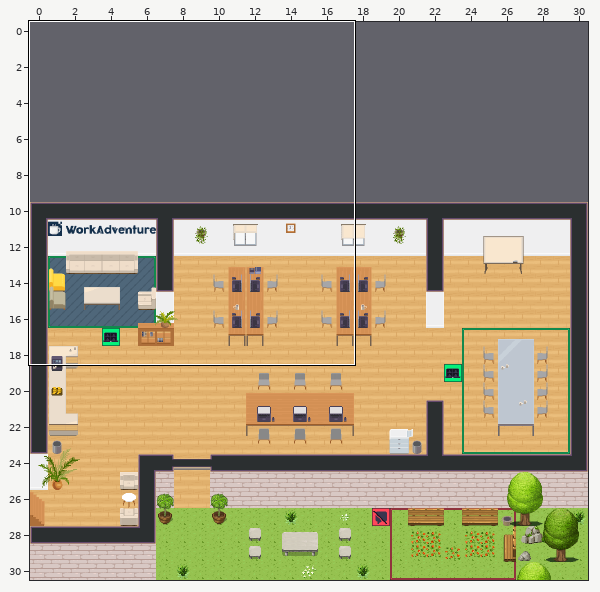
Level history. Tiled map (JSON): office.tmj. Above: a wide view before the commit, with the close-up outlined.
Close-up. As it was:
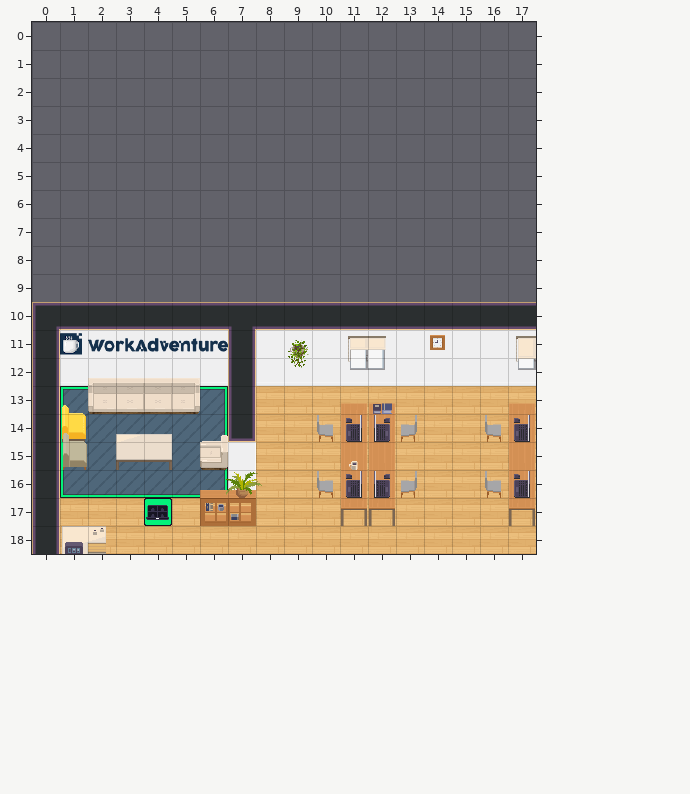
Cells are 32x32 px. Shown: x 0..17, y 0..18. The commit also changed other parts of the map, which this record leaves out. The old version is drawn lined up with the new one.
The result:
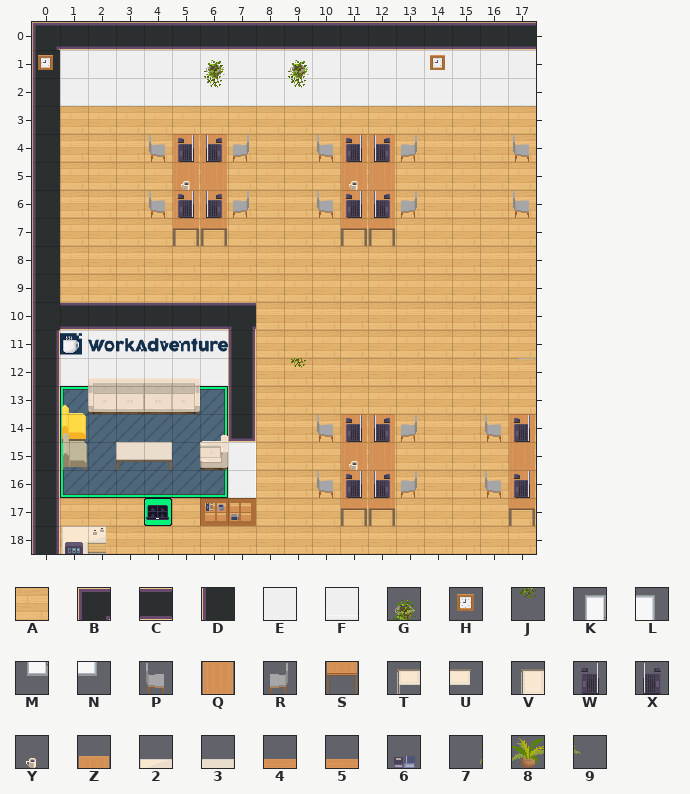
Key: from "Chunk 1": A 2, B 23, C 24, D 26, E 28, F 29, G 46, H 47, J 48, K 65, L 66, M 73, N 74, P 87, Q 88, R 89, S 95, T 141, U 142, V 143, W 150, X 151, Y 153 flipped left-right, Z 165, 2 166, 3 167, 4 168, 5 169, 6 198, 7 199, 8 200, 9 201.
_ is an empty cell.
Diff:
{"change": "map size 31x21 -> 31x31 cells (old content now starts at 0,10; both pictures use the new coordinates)"}
{"where": "layer \"floor/floor1\""}
{"y":3,"x":1,"old":"_________________","new":"AAAAAAAAAAAAAAAAA"}
{"y":4,"x":1,"old":"_________________","new":"AAAAAAAAAAAAAAAAA"}
{"y":5,"x":1,"old":"_________________","new":"AAAAAAAAAAAAAAAAA"}
{"y":6,"x":1,"old":"_________________","new":"AAAAAAAAAAAAAAAAA"}
{"y":7,"x":1,"old":"_________________","new":"AAAAAAAAAAAAAAAAA"}
{"y":8,"x":1,"old":"_________________","new":"AAAAAAAAAAAAAAAAA"}
{"y":9,"x":1,"old":"_________________","new":"AAAAAAAAAAAAAAAAA"}
{"y":10,"x":8,"old":"__________","new":"AAAAAAAAAA"}
{"y":11,"x":8,"old":"__________","new":"AAAAAAAAAA"}
{"y":12,"x":8,"old":"__________","new":"AAAAAAAAAA"}
{"where": "layer \"walls/walls1\""}
{"y":0,"x":0,"old":"__________________","new":"BCCCCCCCCCCCCCCCCC"}
{"y":1,"x":0,"old":"__________________","new":"DEEEEEEEEEEEEEEEEE"}
{"y":2,"x":0,"old":"__________________","new":"DFFFFFFFFFFFFFFFFF"}
{"y":3,"x":0,"old":"_","new":"D"}
{"y":4,"x":0,"old":"_","new":"D"}
{"y":5,"x":0,"old":"_","new":"D"}
{"y":6,"x":0,"old":"_","new":"D"}
{"y":7,"x":0,"old":"_","new":"D"}
{"y":8,"x":0,"old":"_","new":"D"}
{"y":9,"x":0,"old":"_","new":"D"}
{"y":10,"x":0,"old":"B","new":"D"}
{"y":10,"x":8,"old":"CCCCCCCCCC","new":"__________"}
{"y":11,"x":8,"old":"EEEEEEEEEE","new":"__________"}
{"y":12,"x":8,"old":"FFFFFFFFFF","new":"__________"}
{"where": "layer \"walls/walls2\""}
{"y":1,"x":0,"old":"_","new":"H"}
{"y":1,"x":6,"old":"_","new":"G"}
{"y":1,"x":9,"old":"_","new":"G"}
{"y":1,"x":14,"old":"_","new":"H"}
{"y":2,"x":6,"old":"_","new":"J"}
{"y":2,"x":9,"old":"_","new":"J"}
{"y":11,"x":9,"old":"G","new":"_"}
{"y":11,"x":14,"old":"H","new":"_"}
{"where": "layer \"furniture/furniture2\""}
{"y":4,"x":4,"old":"____","new":"PQQR"}
{"y":4,"x":10,"old":"____","new":"PQQR"}
{"y":4,"x":17,"old":"_","new":"P"}
{"y":5,"x":5,"old":"__","new":"QQ"}
{"y":5,"x":11,"old":"__","new":"QQ"}
{"y":6,"x":4,"old":"____","new":"PQQR"}
{"y":6,"x":10,"old":"____","new":"PQQR"}
{"y":6,"x":17,"old":"_","new":"P"}
{"y":7,"x":5,"old":"__","new":"SS"}
{"y":7,"x":11,"old":"__","new":"SS"}
{"y":11,"x":11,"old":"KL","new":"__"}
{"y":11,"x":17,"old":"K","new":"_"}
{"y":12,"x":11,"old":"MN","new":"__"}
{"y":12,"x":17,"old":"M","new":"_"}
{"where": "layer \"furniture/furniture3\""}
{"y":4,"x":5,"old":"__","new":"WX"}
{"y":4,"x":11,"old":"__","new":"WX"}
{"y":5,"x":5,"old":"_","new":"Y"}
{"y":5,"x":11,"old":"_","new":"Y"}
{"y":6,"x":5,"old":"__","new":"WX"}
{"y":6,"x":11,"old":"__","new":"WX"}
{"y":11,"x":11,"old":"TU","new":"__"}
{"y":11,"x":17,"old":"V","new":"_"}
{"where": "layer \"above/above1\" (now hidden)"}
{"y":13,"x":11,"old":"ZZ","new":"__"}
{"y":13,"x":17,"old":"Z","new":"_"}
{"y":14,"x":3,"old":"23","new":"__"}
{"y":16,"x":6,"old":"45","new":"__"}
{"where": "layer \"above/above2\" (now hidden)"}
{"y":13,"x":12,"old":"6","new":"_"}
{"y":16,"x":6,"old":"789","new":"___"}
{"label":"changed","picture_box":[32,22,536,414]}
{"label":"removed","picture_box":[116,434,172,442]}
{"label":"removed","picture_box":[200,472,262,498]}
